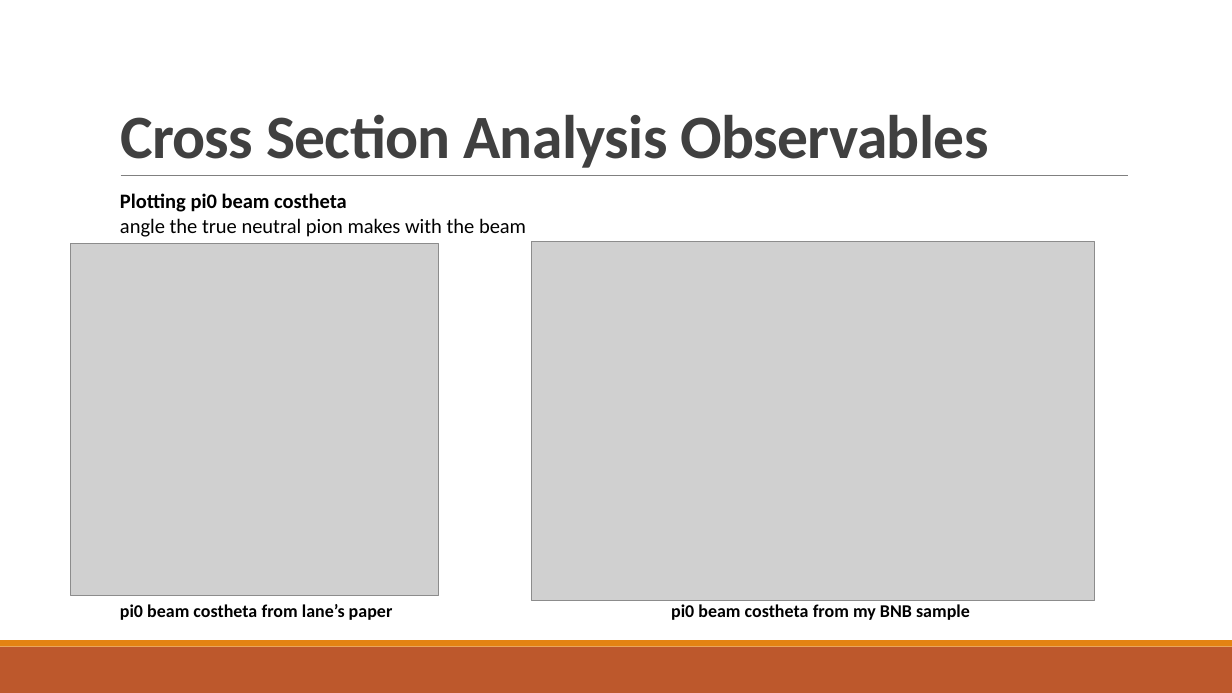
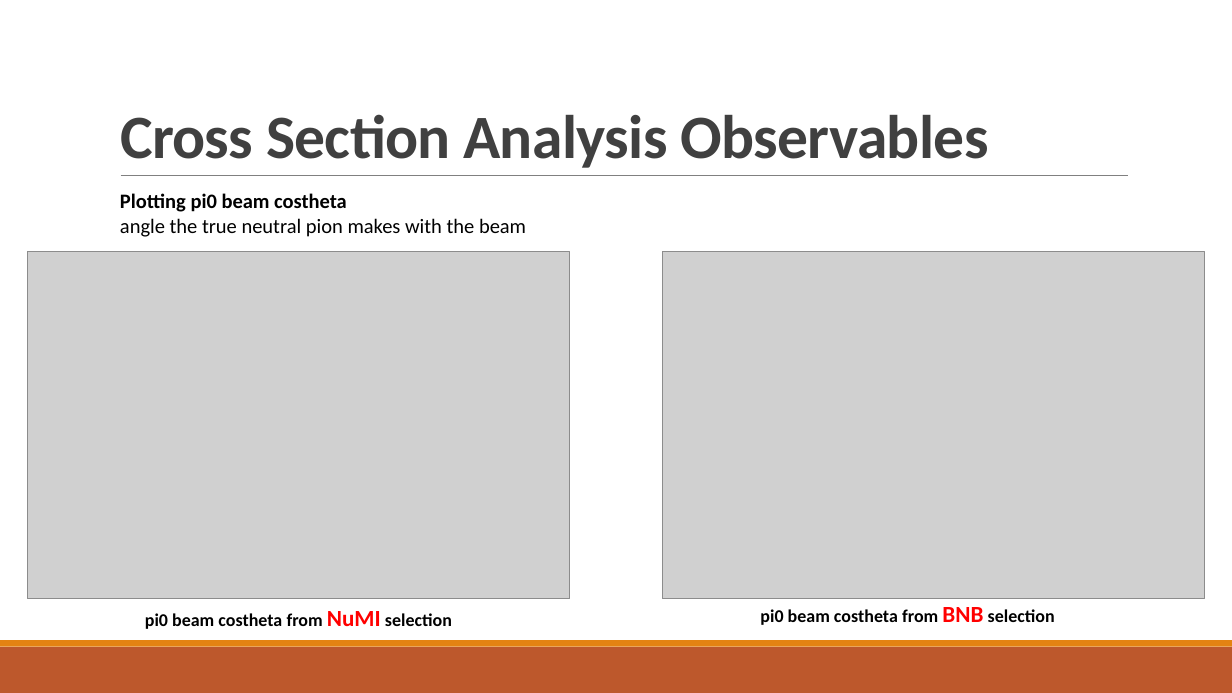
Before and after one commit to jordongalaxy-max/FYP_PYTHON_REAL, a slide deck: slide 32 of Update_Slides/FYP_Weekly_Update_Slides_12March.pptx. Drawn at 1232x693 pixels with LibreOffice and Linux fonts; fonts in the diff are those of the drawing; grey boxes stand for pictures. Boxes give left, top, right and bottom in pixels: in the first picture for what was removed or moved away, otherwise in the second. Text is boxed around its words. In the diff, an @@ line names an element or a change of style, - is before the commit and + after.

```diff
--- a/Update_Slides/FYP_Weekly_Update_Slides_12March.pptx
+++ b/Update_Slides/FYP_Weekly_Update_Slides_12March.pptx
@@ picture: place and size @@
-picture at box(70, 243, 439, 595)
+picture at box(27, 251, 569, 599)
@@ picture: place and size @@
-picture at box(531, 242, 1095, 601)
+picture at box(663, 251, 1205, 599)
@@ text at box(145, 611, 452, 629): text changed @@
-pi0 beam costheta from lane’s paper
+pi0 beam costheta from NuMI selection
@@ text at box(760, 607, 1055, 625): text changed @@
-pi0 beam costheta from my BNB sample
+pi0 beam costheta from BNB selection
```
Also in this commit, not shown: 24 other slides changed, 9 other files.
